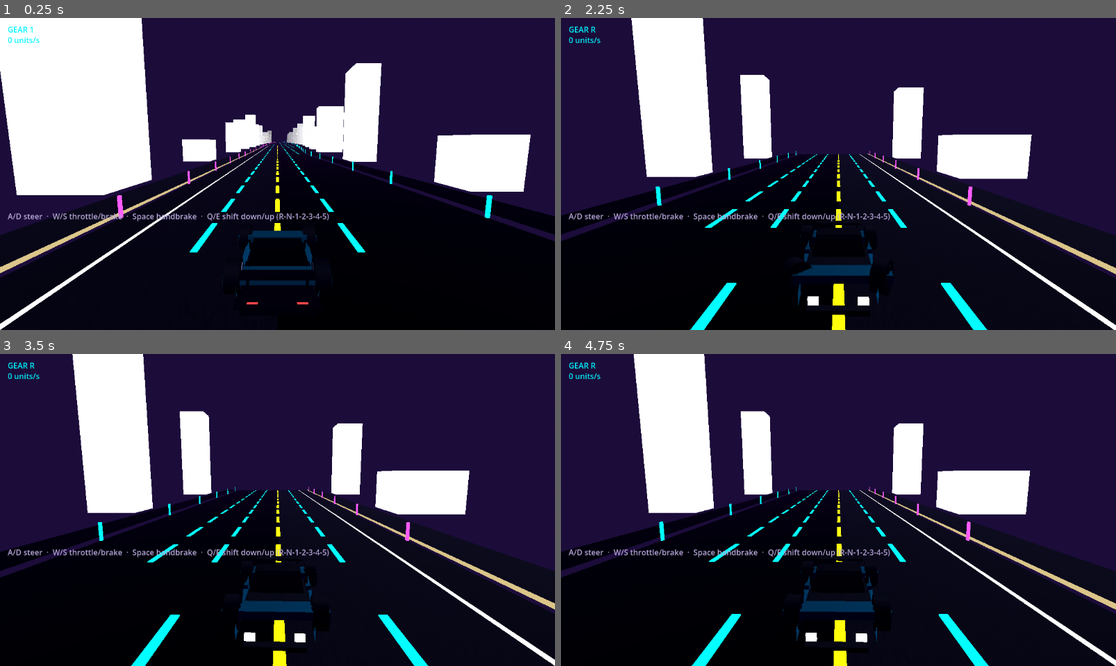
Above: before the commit, frames 1-4 (two rows, left to right).
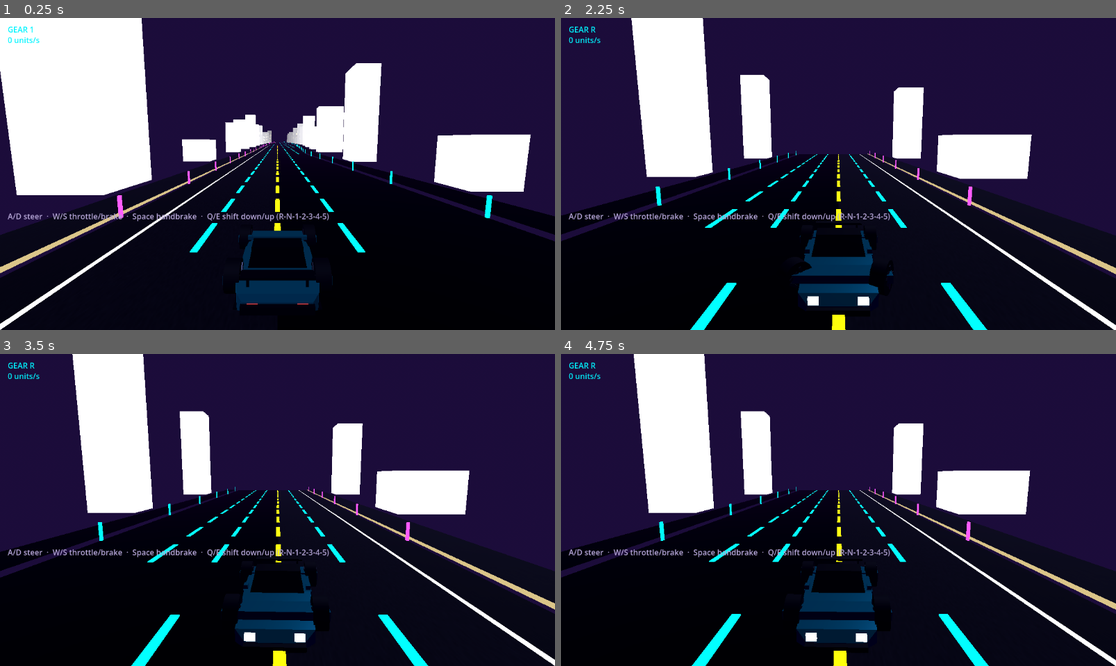
Above: after the commit, the same moments.

Repository: SmurfyHehe/neon-overdrive
Game: Godot game, scene res://Game.tscn
Same seed, same stepped clock (60 frames per second), same inputs: the game is played once before the commit and once after it.
Inputs (mouse positions are in pixels of both pictures, inside the frame that each line leads up to):
- Up to frame 1 (0.25 s): no input
- Up to frame 2 (2.25 s): tap Enter at 0.5 s; move the mouse to (960, 158) at 0.52 s; hold D 0.53-1.25 s; tap Q at 0.6, 2.1 s; click (960, 158) at 0.67 s; tap Space at 0.77, 2 s; drag from (727, 189) to (810, 236) at 1.27 s; move the mouse to (894, 105) at 2.02 s; hold D from 2.03 s (still down)
- Up to frame 3 (3.5 s): release D at 2.75 s; drag from (249, 572) to (111, 463) at 2.77 s
- Up to frame 4 (4.75 s): move the mouse to (1005, 556) at 3.52 s; hold A 3.53-4.25 s; tap Q at 3.6 s; tap Space at 3.77 s; tap Enter at 4.25 s; drag from (672, 463) to (755, 432) at 4.27 s

The runs differ from the first frame. In frame 1, 1.1% of the frame differs, in the area x 42-58%, y 71-94%; in frame 2, 1.2%; in frame 3, 1.3%; in frame 4, 1.3%, in the area x 42-57%, y 70-93%.

Commit message:
Wind car loft triangles clockwise so the body renders (ISSUES G1)
_quad emitted its triangles counter-clockwise, but Godot treats clockwise
as the front face. Every loft panel facing the camera was culled and the
far panels showed their inside, lit from behind, so the coupe body and
glass read as a black, empty frame. _quad now emits (a,c,b)/(a,d,c); the
normal is unchanged and still points outward.

tests/car_loft_normals.gd now also checks each triangle is clockwise-front
and faces away from the mesh centre (all 68 loft triangles failed before).

Co-Authored-By: Claude Opus 5.5 <noreply@anthropic.com>

Diff:
--- a/scripts/car_builder.gd
+++ b/scripts/car_builder.gd
@@ -25,6 +25,12 @@
 ## computed per-quad (not smoothed across neighbors) to keep the deliberate
 ## faceted/low-poly look everything else in this file already uses.
 ##
+## Godot treats CLOCKWISE triangles as front faces, so the triangles are
+## emitted in reverse (a,c,b / a,d,c) while the normal stays outward. Emitting
+## them CCW as given culled every panel facing the camera and showed the far
+## panels' insides, lit from behind -- the "bare frame, panels missing" car in
+## ISSUES G1.
+##
 ## The normal comes from the diagonals, not from (b-a)x(c-a): lofts taper to a
 ## zero-height section (the coupe glass) or repeat a z (the coupe body), so a
 ## quad can have two coincident corners and collapse into a triangle, and the
@@ -38,7 +44,7 @@
 	if diag.length_squared() < _QUAD_AREA_EPS:
 		return
 	var normal := diag.normalized()
-	for tri in [[a, b, c], [a, c, d]]:
+	for tri in [[a, c, b], [a, d, c]]:
 		if (tri[1] - tri[0]).cross(tri[2] - tri[0]).length_squared() < _QUAD_AREA_EPS:
 			continue
 		for v in tri:
--- a/tests/car_loft_normals.gd
+++ b/tests/car_loft_normals.gd
@@ -1,9 +1,10 @@
 extends SceneTree
 
-# Geometry test for the coupe's loft meshes (ISSUES G2): every triangle in the
-# body and glass lofts must have non-zero area and a unit normal that points
-# the same way as the triangle's winding. A degenerate section (y0 == y1) used
-# to produce zero-area cap quads and zero normals on some side triangles.
+# Geometry test for the coupe's loft meshes (ISSUES G1, G2): every triangle in
+# the body and glass lofts must have non-zero area, a unit normal, be wound
+# CLOCKWISE seen from that normal (Godot's front face), and face away from the
+# mesh's centre. A degenerate section (y0 == y1) used to produce zero-area cap
+# quads and zero normals (G2); CCW winding culled every camera-facing panel (G1).
 #
 # Run (headless is fine, no MultiMesh involved):
 #   Godot_v4.7.2-stable_win64_console.exe --headless --path . -s res://tests/car_loft_normals.gd
@@ -22,6 +23,7 @@
 		var verts: PackedVector3Array = arrays[Mesh.ARRAY_VERTEX]
 		var normals: PackedVector3Array = arrays[Mesh.ARRAY_NORMAL]
 		var idx: PackedInt32Array = arrays[Mesh.ARRAY_INDEX] if arrays[Mesh.ARRAY_INDEX] != null else PackedInt32Array()
+		var center: Vector3 = (child.mesh as ArrayMesh).get_aabb().get_center()
 		var n_tris := (idx.size() if idx.size() > 0 else verts.size()) / 3
 		for t in n_tris:
 			var i := [t * 3, t * 3 + 1, t * 3 + 2]
@@ -30,7 +32,8 @@
 			var a: Vector3 = verts[i[0]]
 			var b: Vector3 = verts[i[1]]
 			var c: Vector3 = verts[i[2]]
-			var face := (b - a).cross(c - a)
+			# Outward normal of a clockwise (Godot front-facing) triangle.
+			var face := (c - a).cross(b - a)
 			if face.length() < AREA_EPS:
 				print("FAIL loft %d tri %d: zero area %s %s %s" % [lofts, t, a, b, c])
 				fails += 1
@@ -43,6 +46,9 @@
 				elif n.dot(face.normalized()) < 0.99:
 					print("FAIL loft %d tri %d: normal %s disagrees with face %s" % [lofts, t, n, face.normalized()])
 					fails += 1
+			if face.dot((a + b + c) / 3.0 - center) <= 0.0:
+				print("FAIL loft %d tri %d: front face %s points inward" % [lofts, t, face.normalized()])
+				fails += 1
 		print("loft %d: %d triangles" % [lofts, n_tris])
 	if lofts != 2:
 		print("FAIL expected 2 loft meshes (body + glass), found %d" % lofts)
